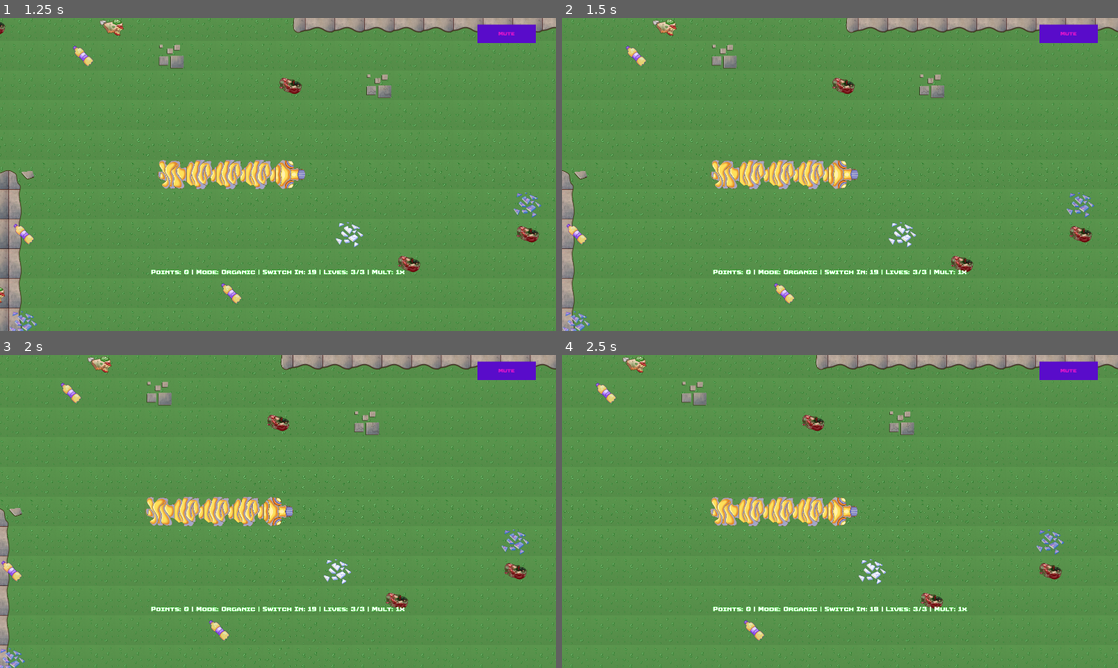
Above: before the commit, frames 1-4 (two rows, left to right).
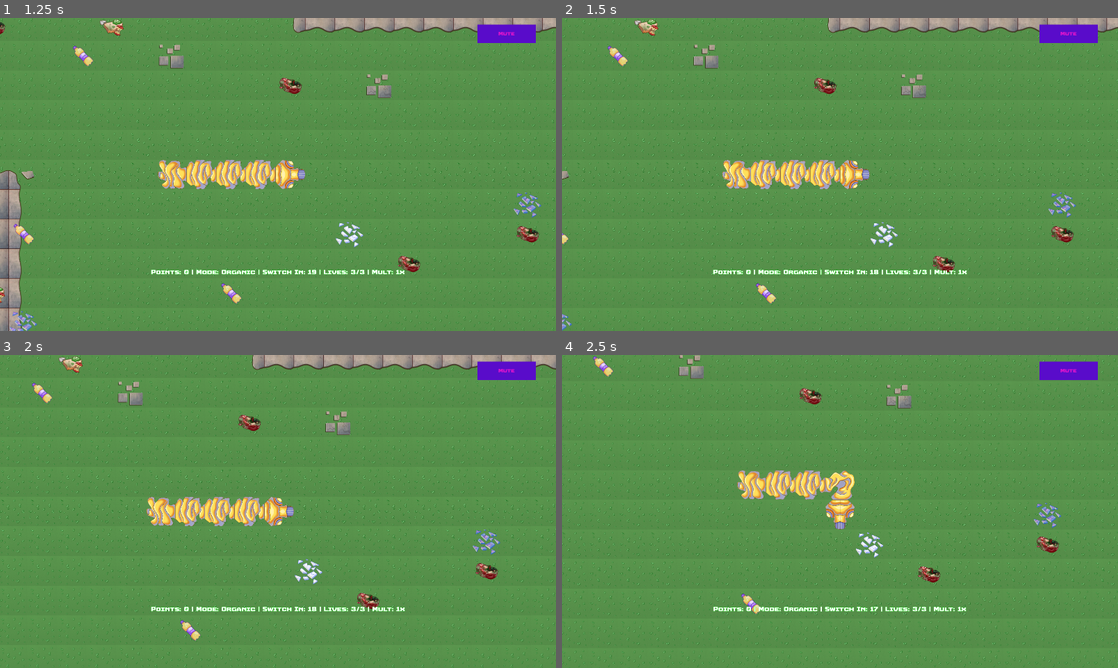
Above: after the commit, the same moments.

Repository: istamarahsan/s3rpent
Game: Godot game, scene res://root.tscn
The game is run twice, just before and just after one commit, with the same random seed, the same clock (stepped at 60 frames per second) and the same inputs.
Inputs:
- Up to frame 1 (1.25 s): click "Play" at 0.5 s
- Up to frame 2 (1.5 s): tap Enter (ui_accept) at 1.25 s; hold Right (ui_right) from 1.28 s (still down)
- Up to frame 3 (2 s): keep holding Right (ui_right); tap Enter (ui_accept) at 1.52 s
- Up to frame 4 (2.5 s): release Right (ui_right) at 2.03 s; hold Down (ui_down) from 2.03 s (still down); tap Enter (ui_accept) at 2.27 s

Frame 1 is identical in both runs. In frame 2, 11% of the frame differs, in the area x 0-100%, y 0-100%; in frame 3, 9.2%; in frame 4, 12%.

Commit message:
experimental: input speedup

Diff:
--- a/cybersnake/cybersnake_game.gd
+++ b/cybersnake/cybersnake_game.gd
@@ -63,19 +63,27 @@
 		powerup_states.append(powerup_state)
 
 func action_turn(action: TurnDirection):
-
 	flags = []
 
 	if is_game_over:
 		return
-	snake_heading = _parse_rotate(snake_heading, action)
+
+	var new_heading = _parse_rotate(snake_heading, action)
+	var new_head_position: Vector2i = snake_state.head + new_heading
+	var would_go_out_of_bounds: bool = new_head_position.abs().x > world_span or new_head_position.abs().y > world_span
+	var would_collide_with_self: bool = snake_state.tail.any(func(segment_position): return segment_position == new_head_position)
+	if would_go_out_of_bounds or would_collide_with_self:
+		return
+	snake_heading = new_heading
+	process_timestep()
 
 func process_timestep():
-
 	flags = []
 
 	if is_game_over:
 		return
+
+	flags.append("timestep")
 
 	var previous_segment_position: Vector2i = snake_state.head
 	var new_head_position: Vector2i = snake_state.head + snake_heading
--- a/demo_game.tscn
+++ b/demo_game.tscn
@@ -7,6 +7,7 @@
 [ext_resource type="Script" path="res://cybersnake/cybersnake_game.gd" id="6_ml0li"]
 [ext_resource type="Resource" uid="uid://ghli43cetrrd" path="res://cybersnake/default_game_conf.tres" id="7_05amq"]
 [ext_resource type="Script" path="res://time_accelerator.gd" id="7_v6jif"]
+[ext_resource type="Script" path="res://hooks/state_hook.gd" id="8_0t5tk"]
 
 [node name="DemoGame" type="Node2D"]
 script = ExtResource("1_iwef1")
@@ -19,6 +20,7 @@
 
 [node name="Timer" type="Timer" parent="."]
 wait_time = 0.5
+one_shot = true
 autostart = true
 
 [node name="TimeAccelerator" type="Node" parent="." node_paths=PackedStringArray("timer")]
@@ -35,6 +37,9 @@
 
 [node name="DemoUi" parent="CanvasLayer" instance=ExtResource("5_20qxd")]
 
+[node name="StateHook" type="Node" parent="."]
+script = ExtResource("8_0t5tk")
+
 [connection signal="timeout" from="Timer" to="." method="_on_timer_timeout"]
 [connection signal="initialized" from="TimeAccelerator" to="TimeAccelerator" method="_on_initialized"]
 [connection signal="updated" from="TimeAccelerator" to="TimeAccelerator" method="_on_updated"]
@@ -44,3 +49,4 @@
 [connection signal="up_pressed" from="TurnInput" to="." method="_on_turn_input_up_pressed"]
 [connection signal="quit_to_main_menu" from="CanvasLayer/DemoUi" to="." method="_on_demo_ui_quit_to_main_menu"]
 [connection signal="request_replay" from="CanvasLayer/DemoUi" to="." method="_on_demo_ui_request_replay"]
+[connection signal="updated" from="StateHook" to="." method="_on_state_hook_updated"]
--- a/game.gd
+++ b/game.gd
@@ -9,14 +9,21 @@
 }
 
 var input_lookup = {
-	[InputDirection.Left, Vector2i.UP] : CybersnakeGame.TurnDirection.Left,
-	[InputDirection.Right, Vector2i.UP] : CybersnakeGame.TurnDirection.Right,
-	[InputDirection.Left, Vector2i.DOWN] : CybersnakeGame.TurnDirection.Right,
-	[InputDirection.Right, Vector2i.DOWN] : CybersnakeGame.TurnDirection.Left,
-	[InputDirection.Up, Vector2i.RIGHT] : CybersnakeGame.TurnDirection.Left,
-	[InputDirection.Down, Vector2i.RIGHT] : CybersnakeGame.TurnDirection.Right,
-	[InputDirection.Up, Vector2i.LEFT] : CybersnakeGame.TurnDirection.Right,
-	[InputDirection.Down, Vector2i.LEFT] : CybersnakeGame.TurnDirection.Left
+	[InputDirection.Left , Vector2i.UP   ] : CybersnakeGame.TurnDirection.Left,
+	[InputDirection.Right, Vector2i.UP   ] : CybersnakeGame.TurnDirection.Right,
+	[InputDirection.Left , Vector2i.DOWN ] : CybersnakeGame.TurnDirection.Right,
+	[InputDirection.Right, Vector2i.DOWN ] : CybersnakeGame.TurnDirection.Left,
+	[InputDirection.Up   , Vector2i.RIGHT] : CybersnakeGame.TurnDirection.Left,
+	[InputDirection.Down , Vector2i.RIGHT] : CybersnakeGame.TurnDirection.Right,
+	[InputDirection.Up   , Vector2i.LEFT ] : CybersnakeGame.TurnDirection.Right,
+	[InputDirection.Down , Vector2i.LEFT ] : CybersnakeGame.TurnDirection.Left
+}
+
+var parallel_lookup = {
+	[InputDirection.Up ,  Vector2i.UP   ] : true,
+	[InputDirection.Down, Vector2i.DOWN] : true,
+	[InputDirection.Right, Vector2i.RIGHT] : true,
+	[InputDirection.Left, Vector2i.LEFT] : true
 }
 
 signal quit_to_main_menu
@@ -58,12 +65,13 @@
 		hook.updated.emit()
 
 func _handle_direction_input(dir: InputDirection):
-	if is_action_cooldown:
-		return
 	var translated = input_lookup.get([dir, inner_game.snake_heading], null)
 	if translated != null and translated is CybersnakeGame.TurnDirection:
 		is_action_cooldown = true
 		inner_game.action_turn(translated)
+		_propagate_hook_signal()
+	elif [dir, inner_game.snake_heading] in parallel_lookup:
+		inner_game.process_timestep()
 		_propagate_hook_signal()
 
 func _propagate_hook_signal():
@@ -92,3 +100,7 @@
 
 func _on_demo_ui_quit_to_main_menu():
 	quit_to_main_menu.emit()
+
+func _on_state_hook_updated():
+	if "moved" in $StateHook.handle.flags:
+		$Timer.start()
Not shown: 1 places in demo_game.tscn that only renumber resources
